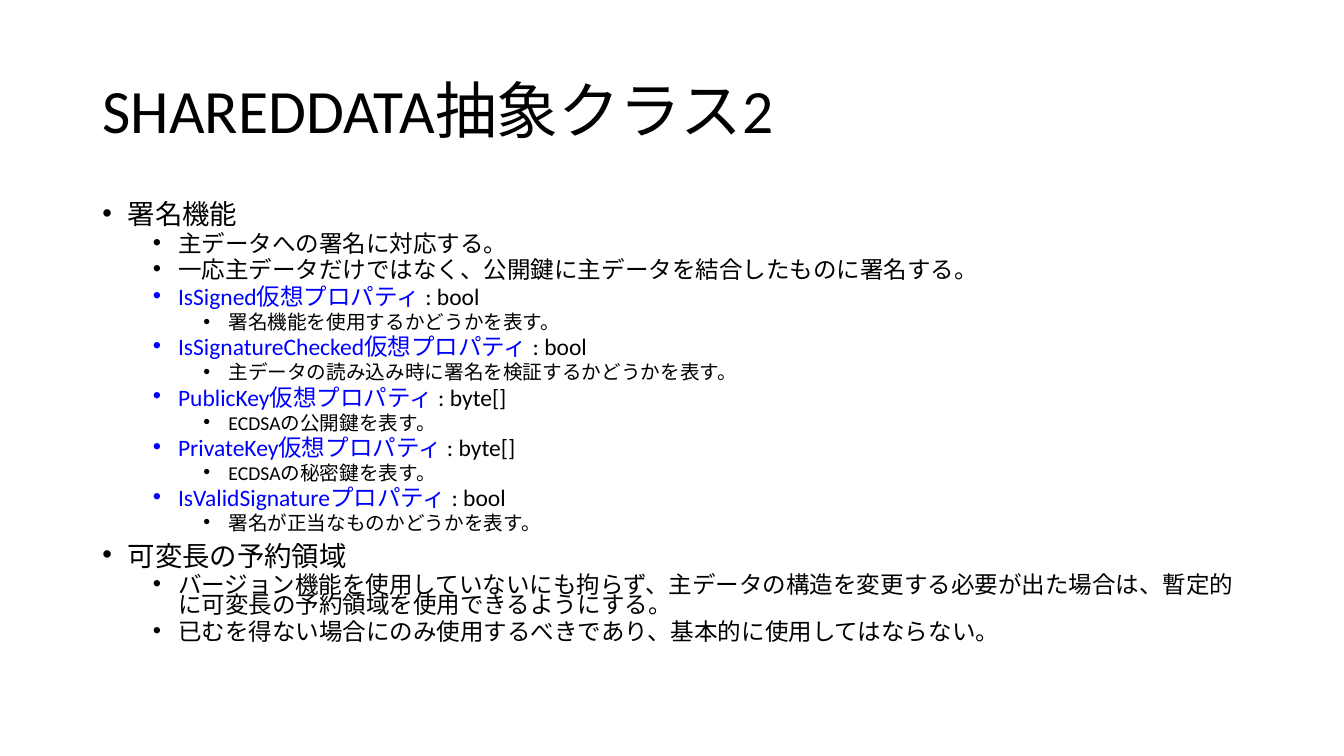
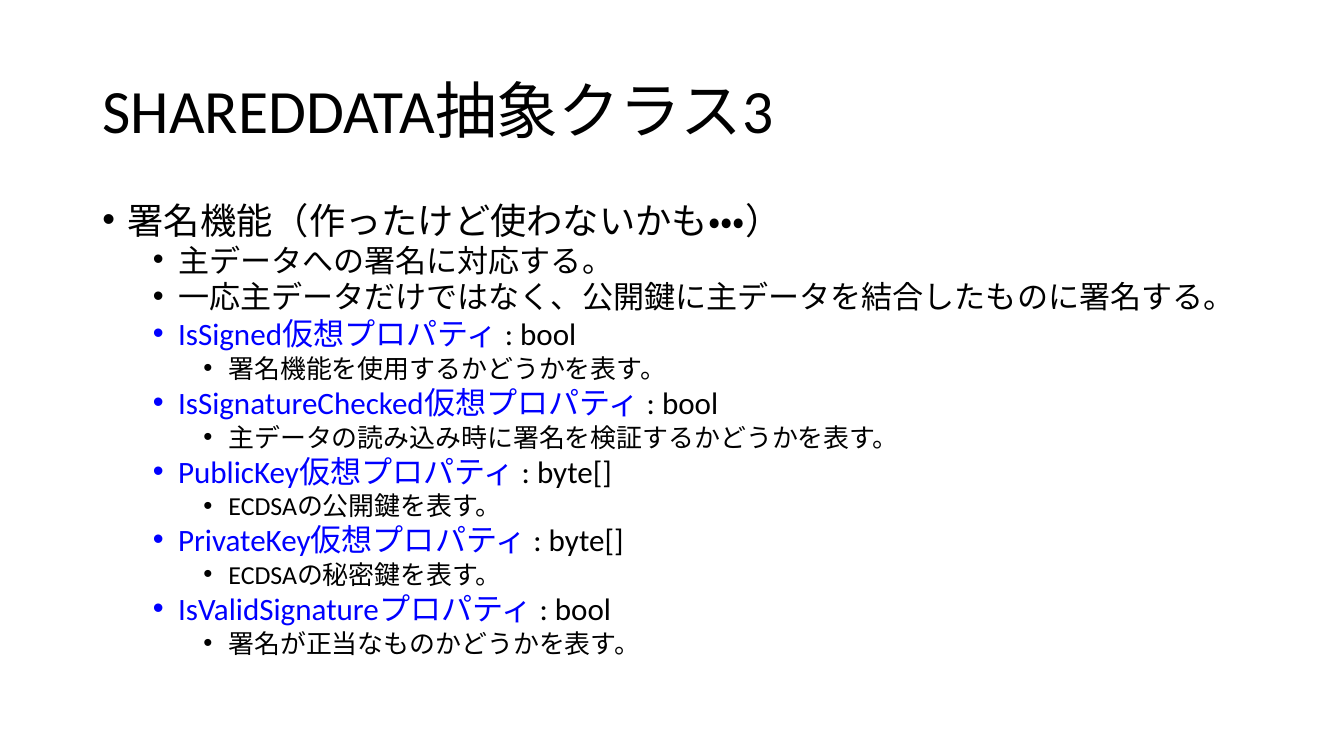
Before and after one commit to pizyumi/CREA, a slide deck: slide 9 of CREA2014/CREACOIN.pptx (slide 8 before the commit). Drawn at 1344x756 pixels with LibreOffice and Linux fonts; fonts in the diff are those of the drawing. Boxes give left, top, right and bottom in pixels: in the first picture for what was removed or moved away, otherwise in the second. Text is boxed around its words. In the diff, an @@ line names an element or a change of style, - is before the commit and + after.

```diff
--- a/CREA2014/CREACOIN.pptx
+++ b/CREA2014/CREACOIN.pptx
@@ title at <box>102,82,773,138</box>: text changed @@
-SHAREDDATA抽象クラス2
+SHAREDDATA抽象クラス3
@@ text at <box>128,203,782,238</box>: text changed; size 19.6 to 25.9 pt @@
-• 署名機能
+• 署名機能（作ったけど使わないかも・・・）
@@ text at <box>178,245,1234,655</box>: size 16.8 to 22.2 pt in "主データへの署名に対応する。", "一応主データだけではなく、公開鍵に主データを結合したものに署名する。", "IsSigned仮想プロパティ : bool", "IsSignatureChecked仮想プロパティ : bool" and 3 more places; size 14 to 18.5 pt in "署名機能を使用するかどうかを表す。", "主データの読み込み時に署名を検証するかどうかを表す。", "ECDSAの公開鍵を表す。", "ECDSAの秘密鍵を表す。" and 1 more places; line spacing 0.7 to 0.8 @@
@@ text at <box>128,543,1233,642</box>: paragraphs removed @@
-• 可変長の予約領域
-  • バージョン機能を使用していないにも拘らず、主データの構造を変更する必要が出た場合は、暫定的に可変長の予約領域を使用できるようにする。
-  • 已むを得ない場合にのみ使用するべきであり、基本的に使用してはならない。
```
Also in this commit, not shown: 4 other slides changed, 2 slides added, 4 other files.
